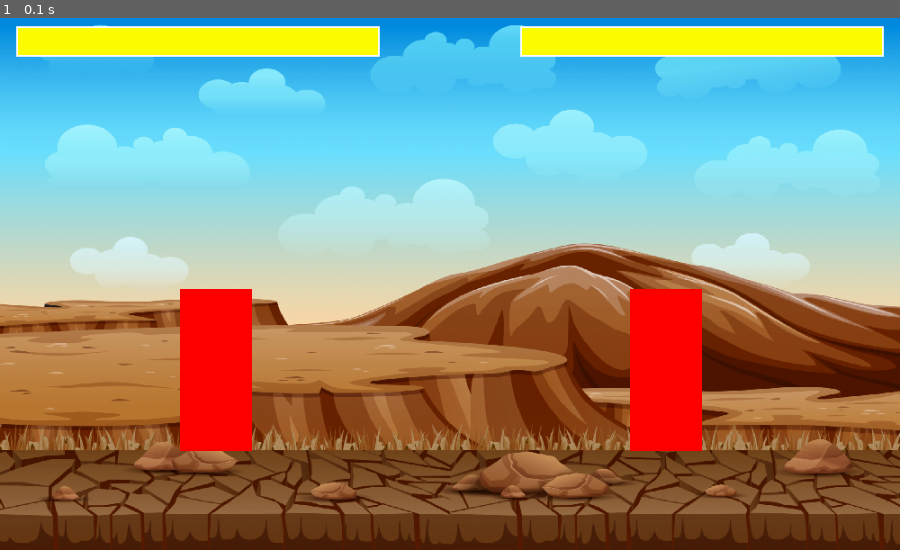
Above: before the commit, frame 1.
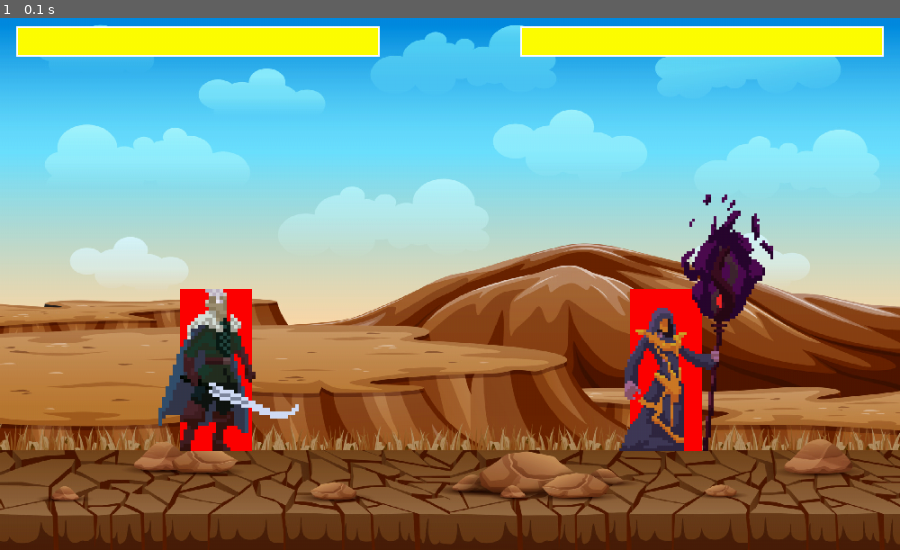
Above: after the commit, the same moment.

Repository: weitnow/pygame_fighter
Game: pygame game, started from main.py
Same seed, same stepped clock (60 frames per second), same inputs: the game is played once before the commit and once after it.
Inputs:
- Up to frame 1 (0.1 s): no input

The runs differ from the first frame. In frame 1, 4.8% of the frame differs, in the area x 17-86%, y 33-82%.

Commit message:
spritesheet-images added for fighters

Diff:
--- a/fighter.py
+++ b/fighter.py
@@ -2,14 +2,32 @@
 
 
 class Fighter():
-    def __init__(self, x, y):
+    def __init__(self, x, y, data, sprite_sheet, animation_steps):
+        self.size = data[0]
+        self.image_scale = data[1]
+        self.offset = data[2]
         self.flip = False
+        self.animation_list = self.load_images(sprite_sheet, animation_steps)
+        self.action = 0  # 0:idle 1:run 2:jump 3:attack1 4:attack2 5:hit 6:death
+        self.frame_index = 0
+        self.image = self.animation_list[self.action][self.frame_index]
         self.rect = pygame.Rect((x, y, 80, 180))
         self.vel_y = 0
         self.jump = False
         self.attacking = False
         self.attack_type = 0
         self.health = 100
+
+    def load_images(self, sprite_sheet, animation_steps):
+        # extract images from spritesheet
+        animation_list = []
+        for y, animation in enumerate(animation_steps):
+            temp_img_list = []
+            for x in range(animation):
+                temp_img = sprite_sheet.subsurface(x * self.size, y * self.size, self.size, self.size)
+                temp_img_list.append(pygame.transform.scale(temp_img, (self.size * self.image_scale, self.size * self.image_scale)))
+            animation_list.append(temp_img_list)
+        return animation_list
 
     def move(self, screen_width, screen_height, surface, target):
         SPEED = 10
@@ -67,10 +85,12 @@
 
     def attack(self, surface, target):
         self.attacking = True
-        attacking_rect = pygame.Rect(self.rect.centerx - (2 * self.rect.width * self.flip), self.rect.y, 2 * self.rect.width, self.rect.height)
+        attacking_rect = pygame.Rect(self.rect.centerx - (2 * self.rect.width * self.flip), self.rect.y,
+                                     2 * self.rect.width, self.rect.height)
         if attacking_rect.colliderect(target.rect):
             target.health -= 10
         pygame.draw.rect(surface, (0, 255, 0), attacking_rect)
 
     def draw(self, surface):
         pygame.draw.rect(surface, (255, 0, 0), self.rect)
+        surface.blit(self.image, (self.rect.x - (self.offset[0] * self.image_scale), self.rect.y - (self.offset[1] * self.image_scale)))
--- a/main.py
+++ b/main.py
@@ -19,12 +19,28 @@
 YELLOW = (255, 255, 0)
 WHITE = (255, 255, 255)
 
+#define fighter variables
+WARRIOR_SIZE = 162
+WARRIOR_SCALE = 4
+WARRIOR_OFFSET = [72, 56]
+WARRIOR_DATA = [WARRIOR_SIZE, WARRIOR_SCALE, WARRIOR_OFFSET]
+WIZARD_SIZE = 250
+WIZARD_SCALE = 3
+WIZARD_OFFSET = [112, 107]
+WIZARD_DATA = [WIZARD_SIZE, WIZARD_SCALE, WIZARD_OFFSET]
+
 # load background image
 bg_image = pygame.image.load('assets/images/background/background.jpg').convert_alpha()
 
 #load spritesheets
 warrior_sheet = pygame.image.load('assets/images/warrior/Sprites/warrior.png').convert_alpha()
 wizard_sheet = pygame.image.load('assets/images/wizard/Sprites/wizard.png').convert_alpha()
+
+#define number of steps in each animation
+WARRIOR_ANIMATION_STEPS = [10, 8, 1, 7, 7, 3, 7]
+WIZARD_ANIMATION_STEPS = [8, 8, 1, 8, 8, 3, 7]
+
+
 
 # function for drawing background
 def draw_bg():
@@ -39,8 +55,8 @@
     pygame.draw.rect(screen, YELLOW, (x, y, 400 * ratio, 30))
 
 #create two instances of fighters
-fighter_1 = Fighter(200, 310)
-fighter_2 = Fighter(700, 310)
+fighter_1 = Fighter(200, 310, WARRIOR_DATA, warrior_sheet, WARRIOR_ANIMATION_STEPS)
+fighter_2 = Fighter(700, 310, WIZARD_DATA, wizard_sheet, WIZARD_ANIMATION_STEPS)
 
 
 # game loop
